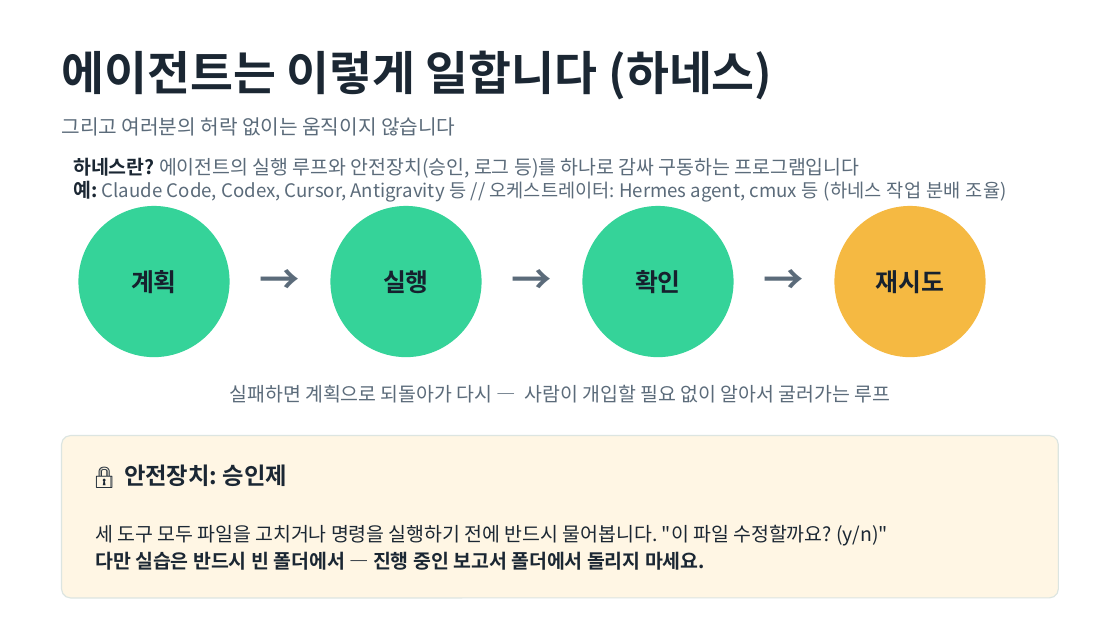
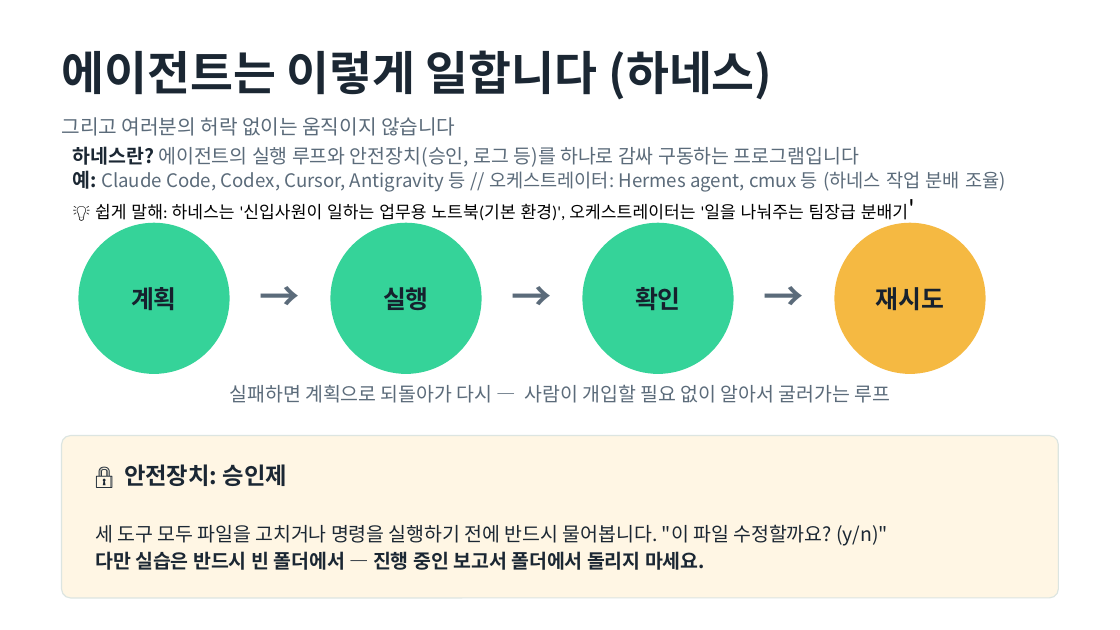
Before and after one commit to z0nam/ji-ai-study, a slide deck: slide 4 of study-group/2026-07-09-cli-ai-agents/slides.pptx. Drawn at 1120x630 pixels with LibreOffice and Linux fonts; fonts in the diff are those of the drawing. Boxes give left, top, right and bottom in pixels: in the first picture for what was removed or moved away, otherwise in the second. Text is boxed around its words. In the diff, an @@ line names an element or a change of style, - is before the commit and + after.

```diff
--- a/study-group/2026-07-09-cli-ai-agents/slides.pptx
+++ b/study-group/2026-07-09-cli-ai-agents/slides.pptx
@@ text "하네스란? 에이전트의 실행 루프와 안전장치(승인, ...": place and size @@
-text "하네스란? 에이전트의 실행 루프와 안전장치(승인, ..." at box(73, 157, 1007, 202)
+text "하네스란? 에이전트의 실행 루프와 안전장치(승인, ..." at box(73, 146, 1006, 224)
@@ text at box(95, 203, 908, 224): paragraph added @@
+💡 쉽게 말해: 하네스는 '신입사원이 일하는 업무용 노트북(기본 환경)', 오케스트레이터는 '일을 나눠주는 팀장급 분배기'
@@ 7 texts, 4 ellipses: place and size @@
-7 texts, 4 ellipses at box(78, 206, 986, 357)
+7 texts, 4 ellipses at box(78, 223, 986, 374)
```
Also in this commit, not shown: 1 other slide changed, 2 other files.
